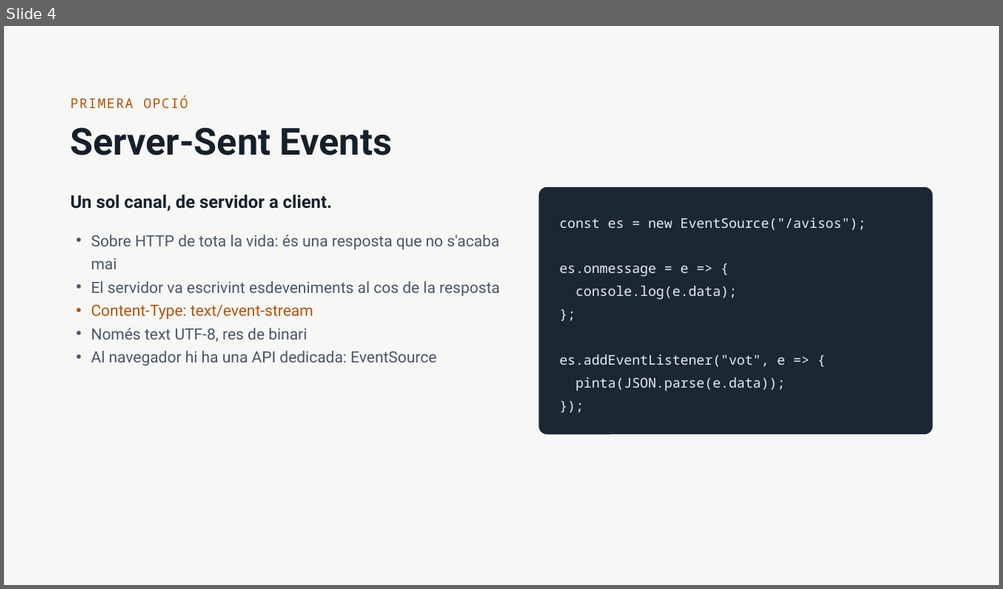
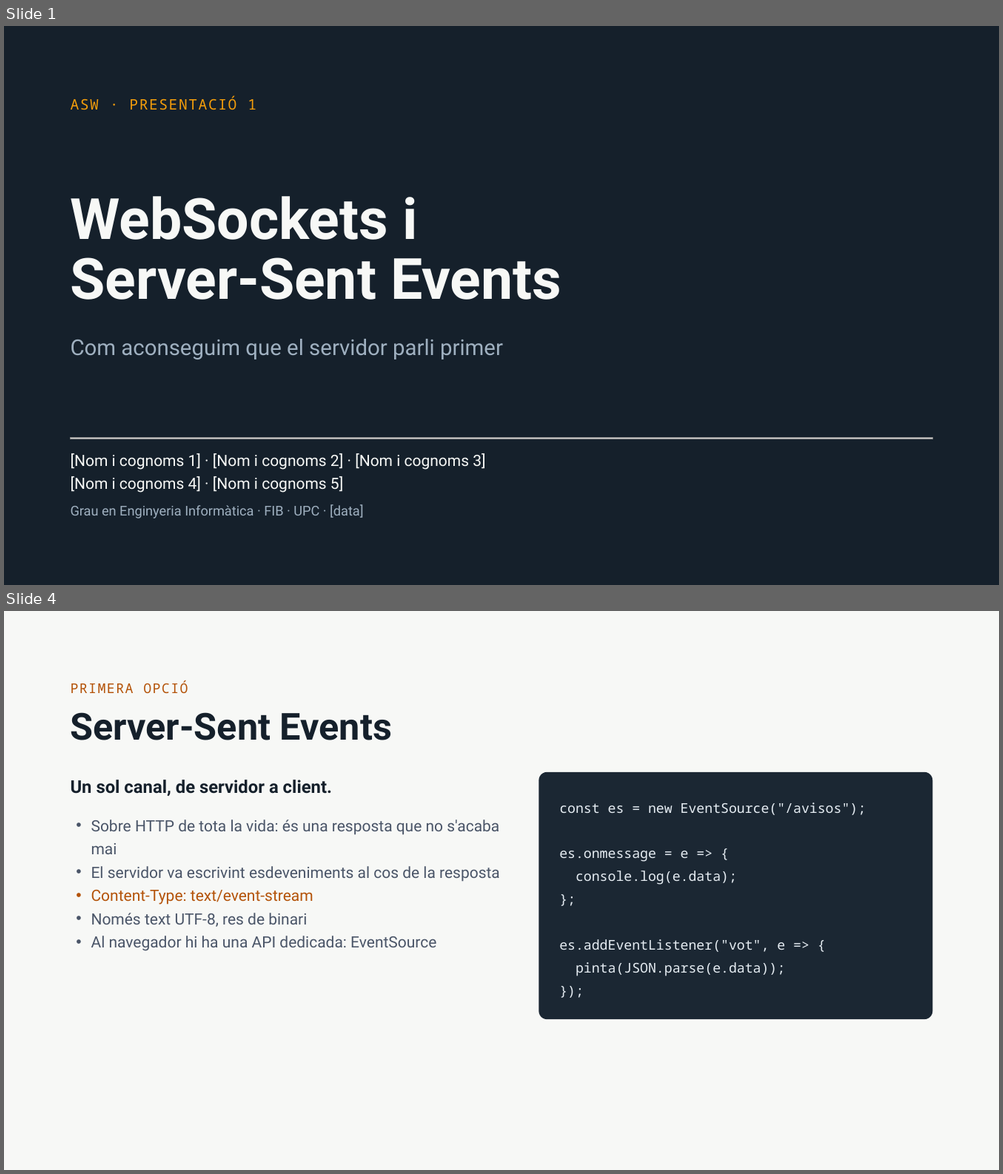
Before and after one commit to amplob/ASW, a slide deck: teoria/WebSockets i Server-Sent Events.pptx. Shown one above the other, each under a label of ours: slide 4 before the commit, slides 1 and 4 after it; the slides between them are not shown. The pictures are 1003x589 and 1003x1174 pixels, drawn with LibreOffice and Linux fonts; fonts in the diff are those of the drawing; grey boxes stand for pictures. Boxes give left, top, right and bottom in pixels: in the first picture for what was removed or moved away, otherwise in the second. Text is boxed around its words. In the diff, an @@ line names an element or a change of style, - is before the commit and + after.

```diff
--- a/teoria/WebSockets i Server-Sent Events.pptx
+++ b/teoria/WebSockets i Server-Sent Events.pptx
@@ slide 1 added at (x1=4, y1=26, x2=999, y2=585), background #15202B @@
@@ text added at (x1=71, y1=96, x2=256, y2=110), 14 pt, text #F59E0B @@
+ASW · PRESENTACIÓ 1
@@ title added at (x1=71, y1=196, x2=561, y2=300), 55 pt, text #F7F8F6, bold @@
+WebSockets i
+Server-Sent Events
@@ text added at (x1=71, y1=339, x2=503, y2=360), 21 pt, text #9FB0C0 @@
+Com aconseguim que el servidor parli primer
@@ picture added at (x1=71, y1=439, x2=933, y2=440) @@
@@ text added at (x1=71, y1=454, x2=485, y2=493), 15 pt, text #F7F8F6 @@
+[Nom i cognoms 1] · [Nom i cognoms 2] · [Nom i cognoms 3]
+[Nom i cognoms 4] · [Nom i cognoms 5]
@@ text added at (x1=71, y1=505, x2=364, y2=519), 13 pt, text #9FB0C0 @@
+Grau en Enginyeria Informàtica · FIB · UPC · [data]
```
Also in this commit, not shown: 6 slides changed, 5 other slides added, 4 slides removed.
